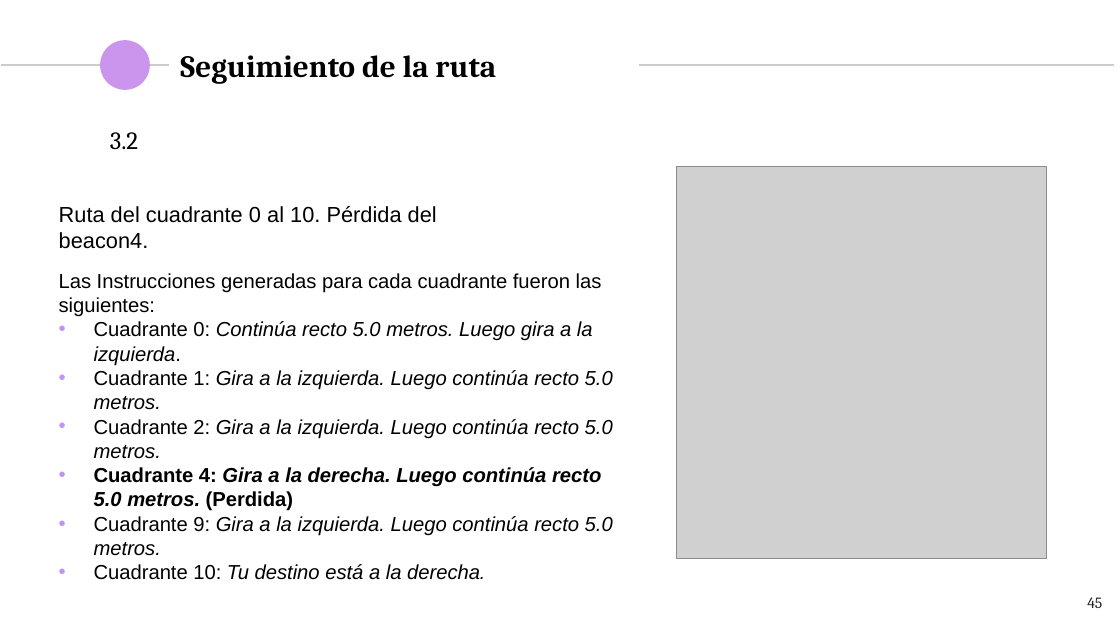
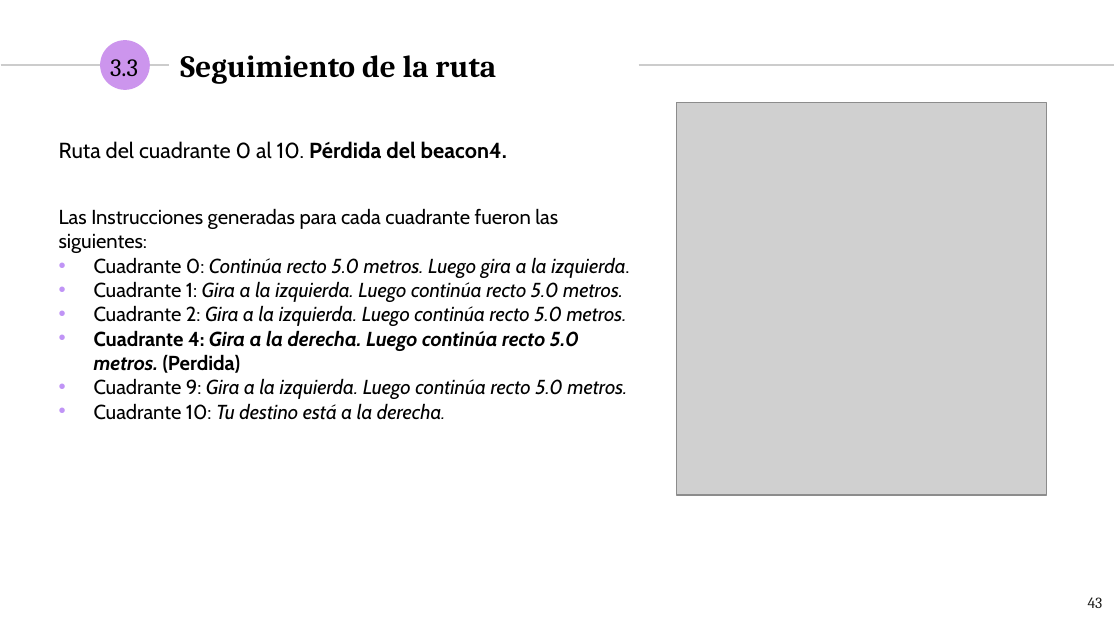
Before and after one commit to NILGroup/TFG-1920-DiscapacidadVisual, a slide deck: slide 43 of Defensa/Viola · SlidesCarnival_DiaposBelen.pptx (slide 45 before the commit). Drawn at 1120x630 pixels with LibreOffice and Linux fonts; fonts in the diff are those of the drawing; grey boxes stand for pictures. Boxes give left, top, right and bottom in pixels: in the first picture for what was removed or moved away, otherwise in the second. Text is boxed around its words. In the diff, an @@ line names an element or a change of style, - is before the commit and + after.

```diff
--- a/Defensa/Viola · SlidesCarnival_DiaposBelen.pptx
+++ b/Defensa/Viola · SlidesCarnival_DiaposBelen.pptx
@@ text at box(110, 59, 138, 76): text changed @@
-3.2
+3.3
@@ picture: place and size @@
-picture at box(676, 167, 1046, 559)
+picture at box(676, 103, 1046, 495)
@@ text "Ruta del cuadrante 0 al ...": place and size @@
-text "Ruta del cuadrante 0 al ..." at box(59, 206, 437, 249)
+text "Ruta del cuadrante 0 al ..." at box(59, 141, 507, 159)
@@ text "Ruta del cuadrante 0 al ..." at box(59, 141, 507, 159): font Arial to Cabin; bold on in "Pérdida del beacon4." @@
@@ text "Las Instrucciones generadas para cada ...": place and size @@
-text "Las Instrucciones generadas para cada ..." at box(59, 273, 613, 580)
+text "Las Instrucciones generadas para cada ..." at box(59, 208, 629, 420)
@@ text "Las Instrucciones generadas para cada ..." at box(59, 208, 629, 420): font Arial to Cabin @@
@@ page number at box(1088, 597, 1103, 608): text changed @@
-45
+43
```
Also in this commit, not shown: 11 other slides changed, 2 slides added, 1 other file.
